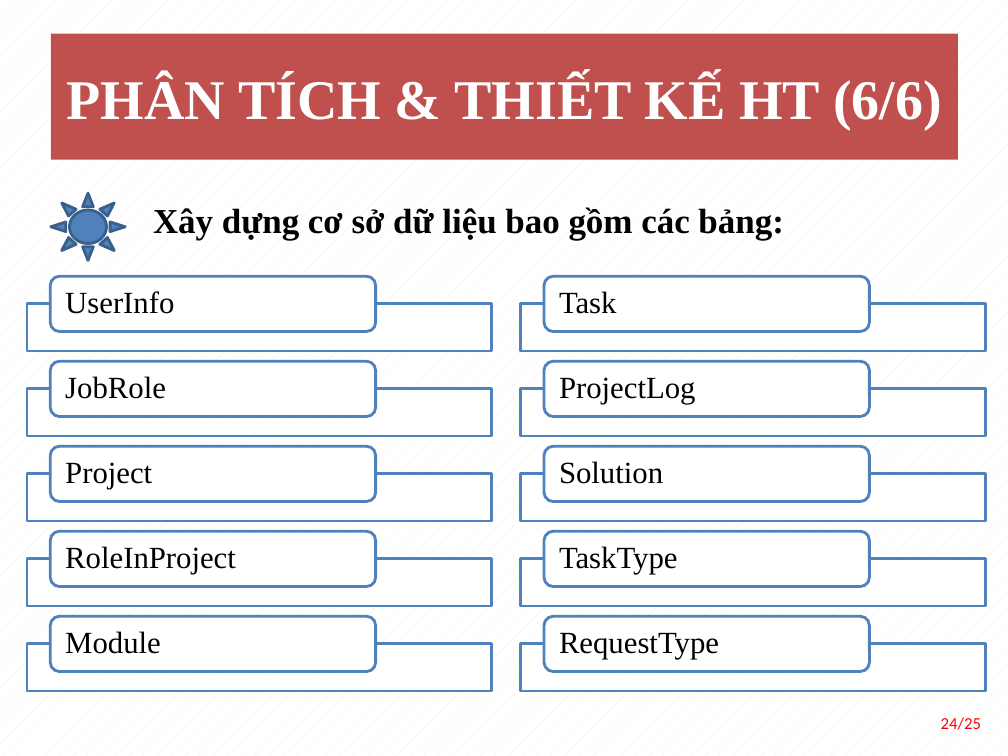
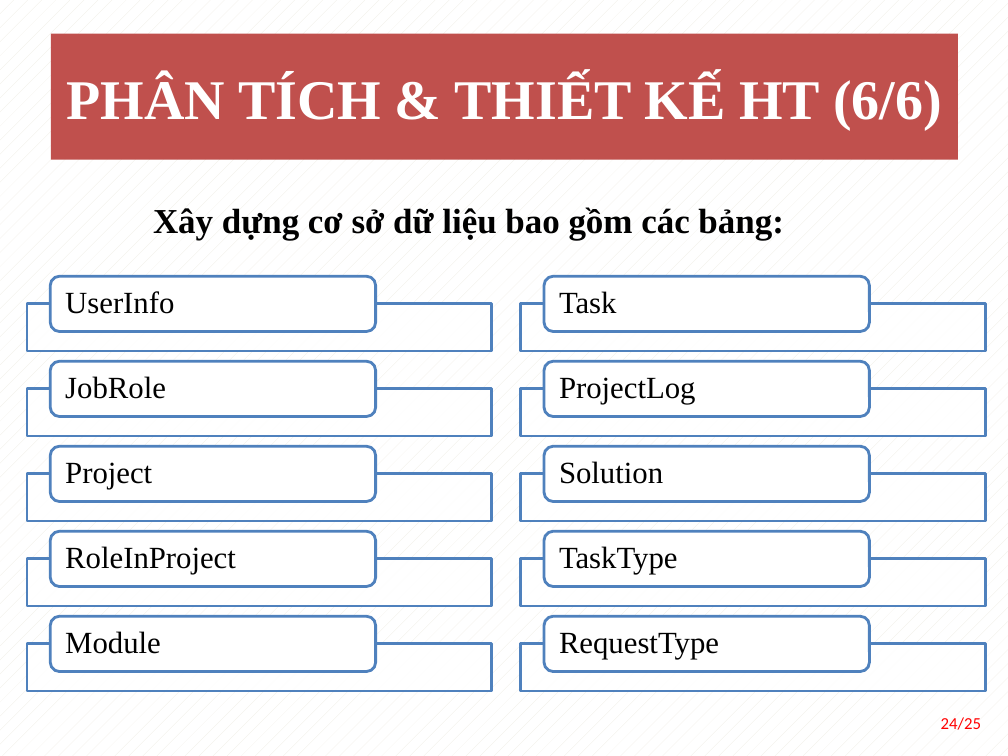
Before and after one commit to vukal2k/MyDoAn, a slide deck: slide 22 of document/TranLuongNgocTram_BaoCaoDoAn.pptx (slide 21 before the commit). Drawn at 1008x756 pixels with LibreOffice and Linux fonts; fonts in the diff are those of the drawing. Boxes give left, top, right and bottom in pixels: in the first picture for what was removed or moved away, otherwise in the second. Text is boxed around its words. In the diff, an @@ line names an element or a change of style, - is before the commit and + after.

```diff
--- a/document/TranLuongNgocTram_BaoCaoDoAn.pptx
+++ b/document/TranLuongNgocTram_BaoCaoDoAn.pptx
@@ sun removed at [50,194,125,261] @@
```
Also in this commit, not shown: 13 other slides changed, 4 slides added, 4 slides removed, 5 other files.
